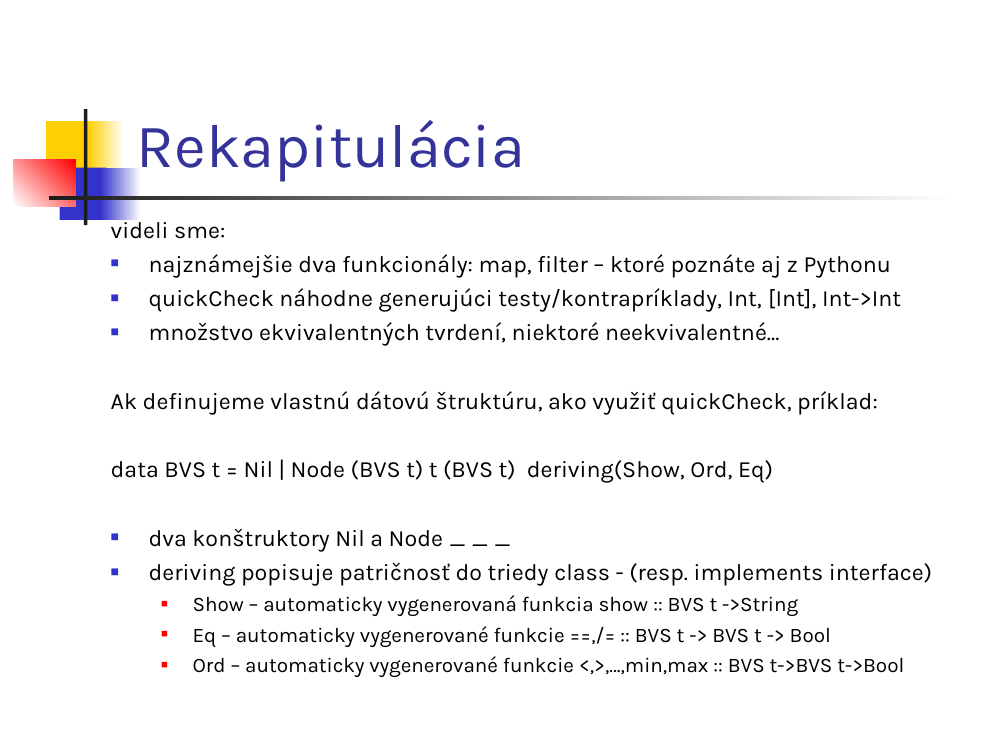
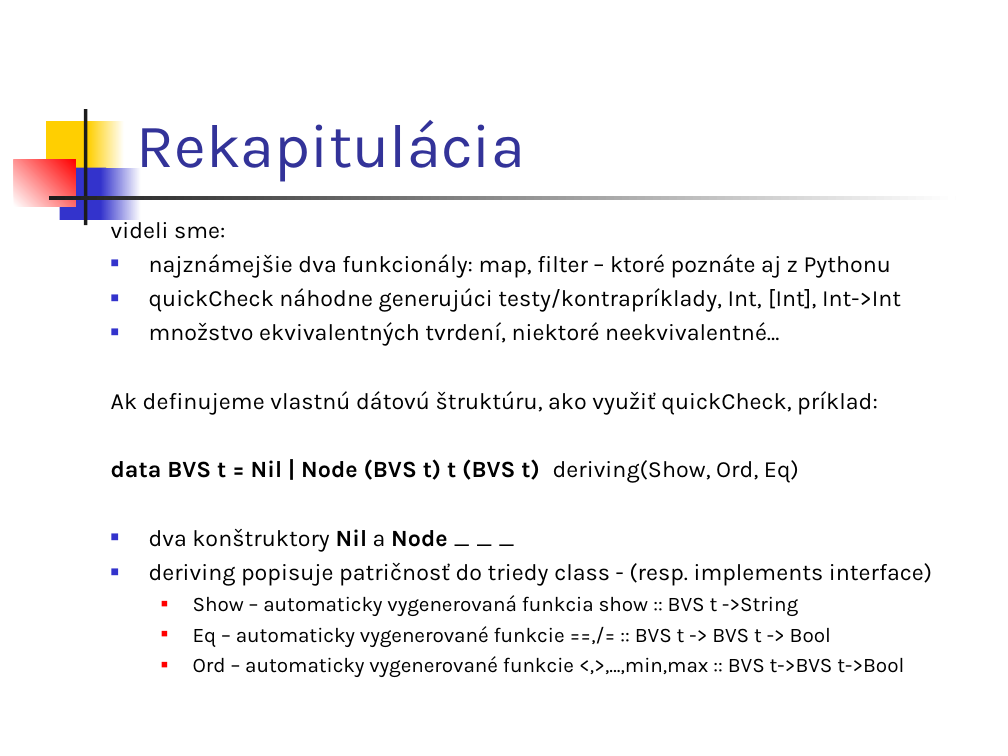
Before and after one commit to Funkcionalne/Prednasky, a slide deck: slide 21 of 02/02_fpro.ppt (slide 18 before the commit). Drawn at 1008x756 pixels with LibreOffice and Linux fonts; fonts in the diff are those of the drawing. Boxes give left, top, right and bottom in pixels: in the first picture for what was removed or moved away, otherwise in the second. Text is boxed around its words. In the diff, an @@ line names an element or a change of style, - is before the commit and + after.

```diff
--- a/02/02_fpro.ppt
+++ b/02/02_fpro.ppt
@@ text at bbox=[111, 459, 799, 551]: bold on in "data BVS t = Nil | Node ...", "Nil Node" @@
```
Also in this commit, not shown: 5 other slides changed, 3 slides added, 9 other files.
